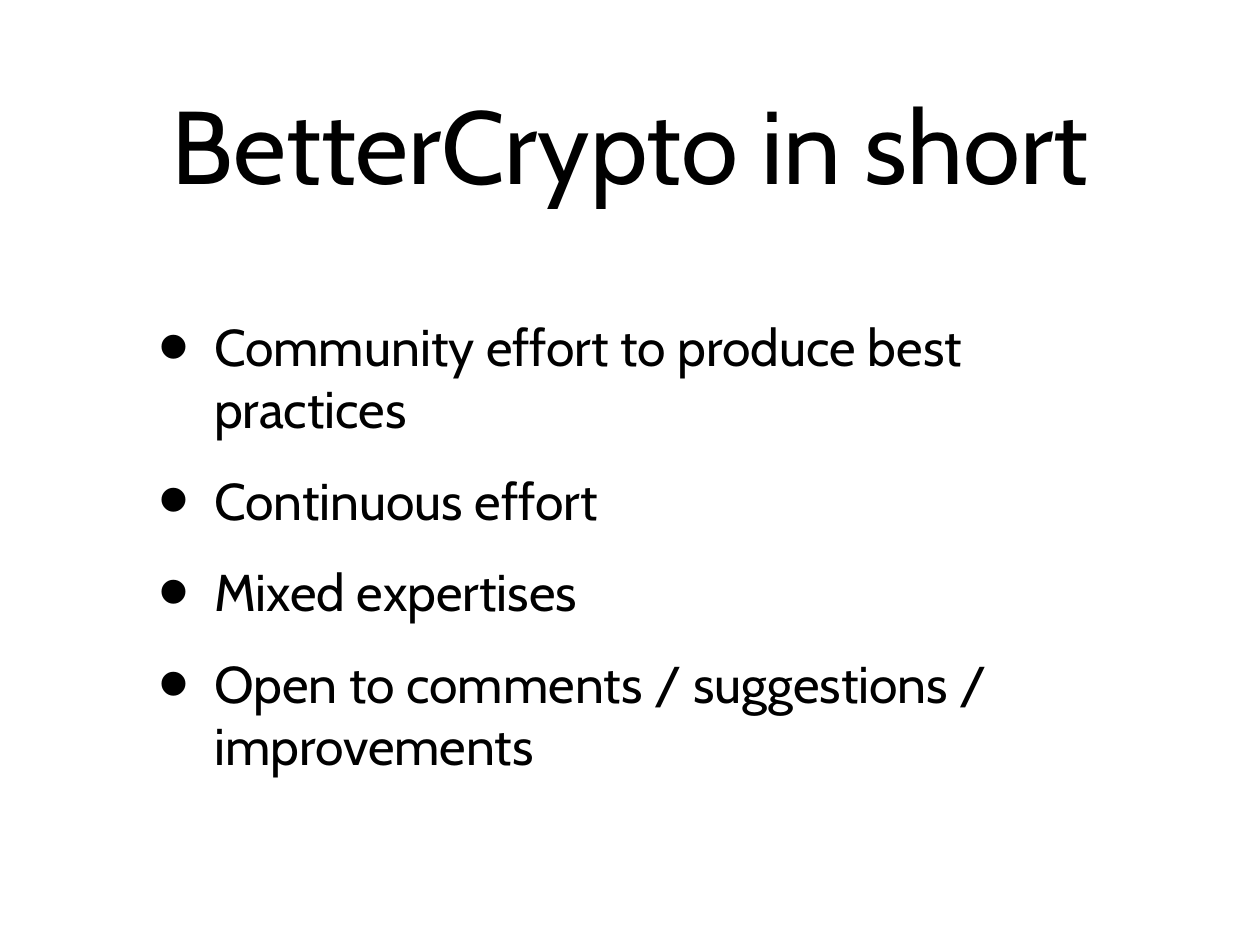
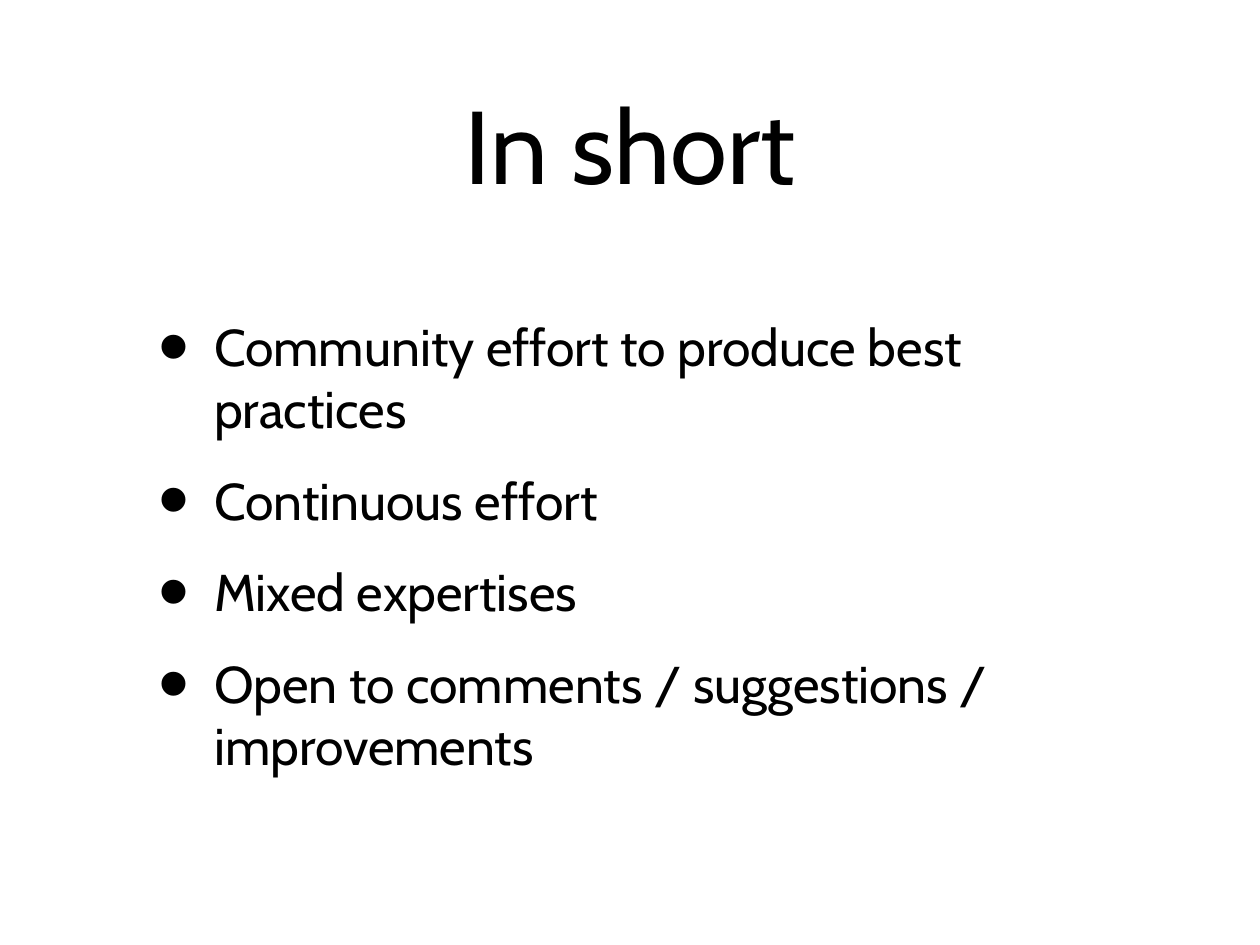
Before and after one commit to BetterCrypto/Applied-Crypto-Hardening, a slide deck: slide 14 of presentations/M3AWWG/draft_m3aawg.pptx (slide 10 before the commit). Drawn at 1260x945 pixels with LibreOffice and Linux fonts; fonts in the diff are those of the drawing. Boxes give left, top, right and bottom in pixels: in the first picture for what was removed or moved away, otherwise in the second. Text is boxed around its words. In the diff, an @@ line names an element or a change of style, - is before the commit and + after.

```diff
--- a/presentations/M3AWWG/draft_m3aawg.pptx
+++ b/presentations/M3AWWG/draft_m3aawg.pptx
@@ title at [465, 106, 795, 185]: text changed @@
-BetterCrypto in short
+In short
```
Also in this commit, not shown: 8 other slides changed, 5 slides added.
